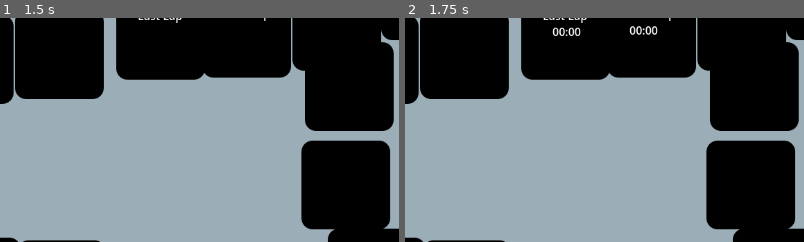
Above: before the commit, frames 1-2 (left to right).
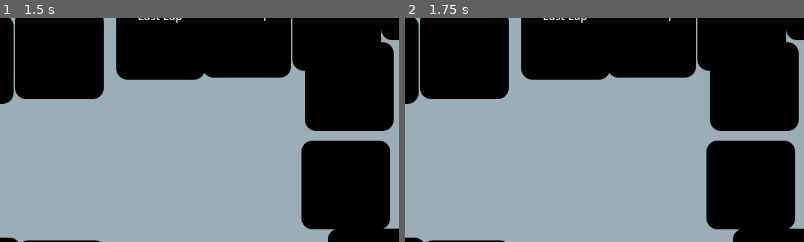
Above: after the commit, the same moments.

Repository: bigmanchadley/2d-car-game
Game: Godot game, scene res://level.tscn
The game is run twice, just before and just after one commit, with the same random seed, the same clock (stepped at 60 frames per second) and the same inputs. The engine's default icon, where the game draws it, is replaced by a stand-in: a white triangle on a blue panel in a dark square.
Inputs:
- Up to frame 1 (1.5 s): tap Enter at 0.5 s; hold W (Forward) from 0.53 s (still down); tap Space at 1.25 s
- Up to frame 2 (1.75 s): keep holding W (Forward)
The pictures show only the part of the screen within x 40-90%, y 0-50%; the shares and areas given below are measured in that part.

Frame 1 is identical in both runs. In frame 2, 0.4% of the frame differs, in the area x 36-64%, y 3-9%.

Commit message:
Added Tire Line2D for tracks

Diff:
--- /dev/null
+++ b/art/track_gradient.tres
@@ -0,0 +1,11 @@
+[gd_resource type="GradientTexture2D" load_steps=2 format=3 uid="uid://vg0m7wsm0qxl"]
+
+[sub_resource type="Gradient" id="Gradient_4ricq"]
+offsets = PackedFloat32Array(0, 0.505747, 1)
+colors = PackedColorArray(0, 0, 0, 0, 0, 0, 0, 1, 0, 0, 0, 0)
+
+[resource]
+gradient = SubResource("Gradient_4ricq")
+width = 6
+fill_from = Vector2(0, 1)
+fill_to = Vector2(0, 0)
--- a/car.tscn
+++ b/car.tscn
@@ -1,20 +1,77 @@
-[gd_scene load_steps=4 format=3 uid="uid://dlr5p5t4s818b"]
+[gd_scene load_steps=6 format=3 uid="uid://dlr5p5t4s818b"]
 
 [ext_resource type="Texture2D" uid="uid://l13d1v5v27nm" path="res://art/redcar.png" id="1_u41an"]
 [ext_resource type="Script" path="res://car_script.gd" id="2_1meuc"]
+[ext_resource type="Script" path="res://tire_tracks.gd" id="3_8uldr"]
+[ext_resource type="Texture2D" uid="uid://vg0m7wsm0qxl" path="res://art/track_gradient.tres" id="4_t0b7k"]
 
 [sub_resource type="RectangleShape2D" id="RectangleShape2D_imhki"]
 size = Vector2(16, 34)
 
-[node name="Car" type="CharacterBody2D"]
+[node name="Car" type="Node2D"]
+
+[node name="CharacterBody2D" type="CharacterBody2D" parent="."]
 z_index = 2
+rotation = 1.5708
 collision_layer = 2
 script = ExtResource("2_1meuc")
 
-[node name="CollisionShape2D" type="CollisionShape2D" parent="."]
+[node name="CollisionShape2D" type="CollisionShape2D" parent="CharacterBody2D"]
 shape = SubResource("RectangleShape2D_imhki")
 
-[node name="Sprite2D" type="Sprite2D" parent="."]
-texture_filter = 1
+[node name="Sprite2D" type="Sprite2D" parent="CharacterBody2D"]
+texture_filter = 2
 texture_repeat = 1
 texture = ExtResource("1_u41an")
+
+[node name="tire_fl" type="Node2D" parent="CharacterBody2D"]
+position = Vector2(-8, -10)
+
+[node name="tire_fr" type="Node2D" parent="CharacterBody2D"]
+position = Vector2(8, -10)
+
+[node name="tire_bl" type="Node2D" parent="CharacterBody2D"]
+position = Vector2(-8, 13)
+
+[node name="tire_br" type="Node2D" parent="CharacterBody2D"]
+position = Vector2(8, 13)
+
+[node name="Line2D_br" type="Line2D" parent="."]
+position = Vector2(8, 13)
+points = PackedVector2Array(0, 0)
+width = 5.0
+texture = ExtResource("4_t0b7k")
+texture_mode = 2
+antialiased = true
+script = ExtResource("3_8uldr")
+tire_path = NodePath("../CharacterBody2D/tire_br")
+
+[node name="Line2D_bl" type="Line2D" parent="."]
+position = Vector2(8, 13)
+points = PackedVector2Array(0, 0)
+width = 5.0
+texture = ExtResource("4_t0b7k")
+texture_mode = 2
+antialiased = true
+script = ExtResource("3_8uldr")
+tire_path = NodePath("../CharacterBody2D/tire_bl")
+
+[node name="Line2D_fl" type="Line2D" parent="."]
+position = Vector2(8, 13)
+points = PackedVector2Array(0, 0)
+width = 5.0
+texture = ExtResource("4_t0b7k")
+texture_mode = 2
+antialiased = true
+script = ExtResource("3_8uldr")
+tire_path = NodePath("../CharacterBody2D/tire_fl")
+
+[node name="Line2D_fr" type="Line2D" parent="."]
+position = Vector2(8, 13)
+points = PackedVector2Array(0, 0)
+width = 5.0
+texture = ExtResource("4_t0b7k")
+texture_mode = 2
+antialiased = true
+script = ExtResource("3_8uldr")
+tire_path = NodePath("../CharacterBody2D/tire_fr")
--- a/level.tscn
+++ b/level.tscn
@@ -12,10 +12,6 @@
 [node name="Track" type="Sprite2D" parent="."]
 texture = ExtResource("1_tyeml")
 
-[node name="Car" parent="." instance=ExtResource("2_0pc2n")]
-position = Vector2(-349, -437)
-rotation = 1.5708
-
 [node name="Camera2D" type="Camera2D" parent="."]
 
 [node name="Grayblocking" type="Node2D" parent="."]
@@ -493,7 +489,6 @@
 [node name="StaticBody2D47" type="StaticBody2D" parent="Grayblocking"]
 position = Vector2(-588, -179)
 rotation = 0.23911
-scale = Vector2(1, 1)
 
 [node name="Sprite2D" type="Sprite2D" parent="Grayblocking/StaticBody2D47"]
 modulate = Color(0, 0, 0, 1)
@@ -826,3 +821,6 @@
 [node name="FinishLine" type="Sprite2D" parent="."]
 position = Vector2(-204, -429)
 texture = ExtResource("6_8y0st")
+
+[node name="Car" parent="." instance=ExtResource("2_0pc2n")]
+position = Vector2(-250, -416)
--- /dev/null
+++ b/sandbox.tscn
@@ -0,0 +1,15 @@
+[gd_scene load_steps=3 format=3 uid="uid://pr2aeibdrcfg"]
+
+[ext_resource type="PackedScene" uid="uid://dlr5p5t4s818b" path="res://car.tscn" id="1_a2pja"]
+[ext_resource type="Script" path="res://tire_tracks.gd" id="2_mpj5k"]
+
+[node name="Node2D" type="Node2D"]
+
+[node name="Car" parent="." instance=ExtResource("1_a2pja")]
+position = Vector2(464, 291)
+
+[node name="Line2D" type="Line2D" parent="."]
+position = Vector2(456, 281)
+points = PackedVector2Array(0, 0)
+default_color = Color(0, 0, 0, 1)
+script = ExtResource("2_mpj5k")
--- /dev/null
+++ b/tire_tracks.gd
@@ -0,0 +1,28 @@
+extends Line2D
+
+
+@export var tire_path : NodePath
+var transform_node
+var prev
+var newpos = Vector2(0,0)
+
+# Called when the node enters the scene tree for the first time.
+func _ready():
+	if tire_path:
+		transform_node = get_node(tire_path)
+		self.global_position = transform_node.global_position
+	else:
+		push_error("Line2d: path not assigned")
+
+	prev = transform_node.global_position
+
+# Called every frame. 'delta' is the elapsed time since the previous frame.
+func _process(delta):
+	var cur = transform_node.global_position
+	var change = cur - prev
+	newpos += change
+	prev = cur
+	add_point(newpos)
+	print_debug(get_point_count())
+	if get_point_count() > 500:
+		remove_point(0)
